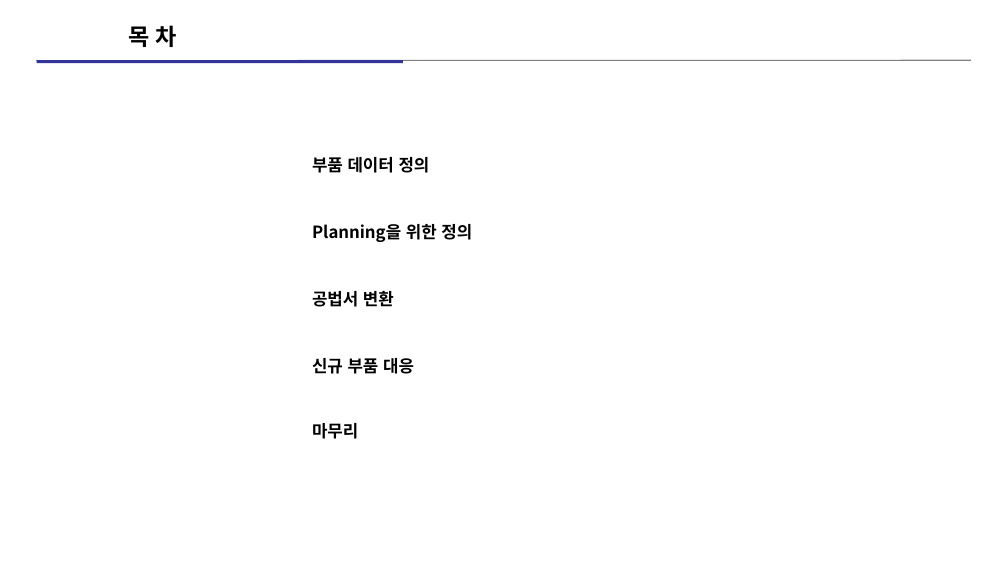
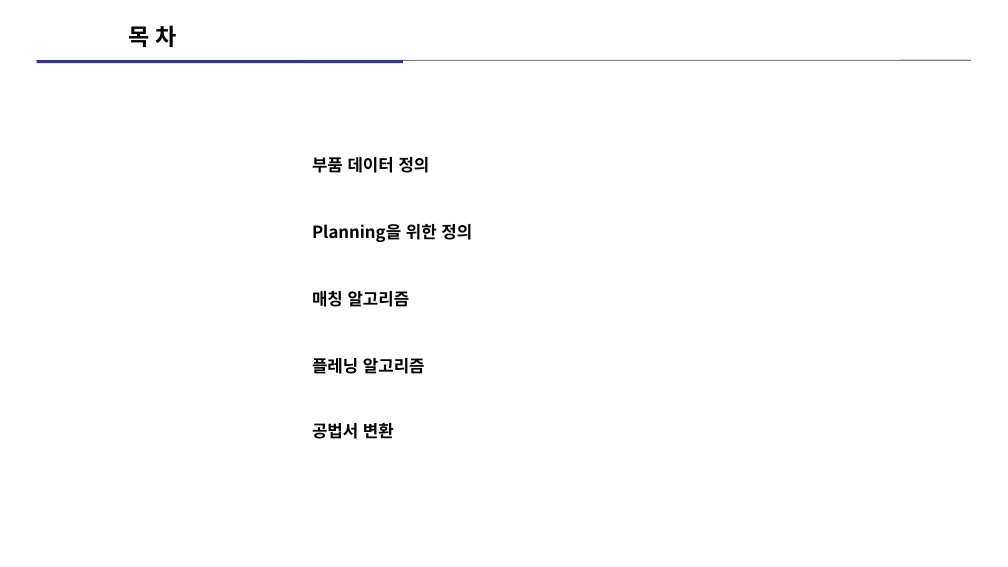
Before and after one commit to kimz1121/test, a slide deck: slide 2 of 현대차 심볼릭 플레너 예시 설명 자료_00.pptx. Drawn at 1008x567 pixels with LibreOffice and Linux fonts; fonts in the diff are those of the drawing. Boxes give left, top, right and bottom in pixels: in the first picture for what was removed or moved away, otherwise in the second. Text is boxed around its words. In the diff, an @@ line names an element or a change of style, - is before the commit and + after.

```diff
--- a/현대차 심볼릭 플레너 예시 설명 자료_00.pptx
+++ b/현대차 심볼릭 플레너 예시 설명 자료_00.pptx
@@ table at (x1=312, y1=123, x2=696, y2=459) @@
+row 3: 매칭 알고리즘
+row 4: 플레닝 알고리즘
-row 4: 신규 부품 대응
-row 5: 마무리
```
Also in this commit, not shown: 2 other slides changed, 1 slide added, 24 slides removed.
